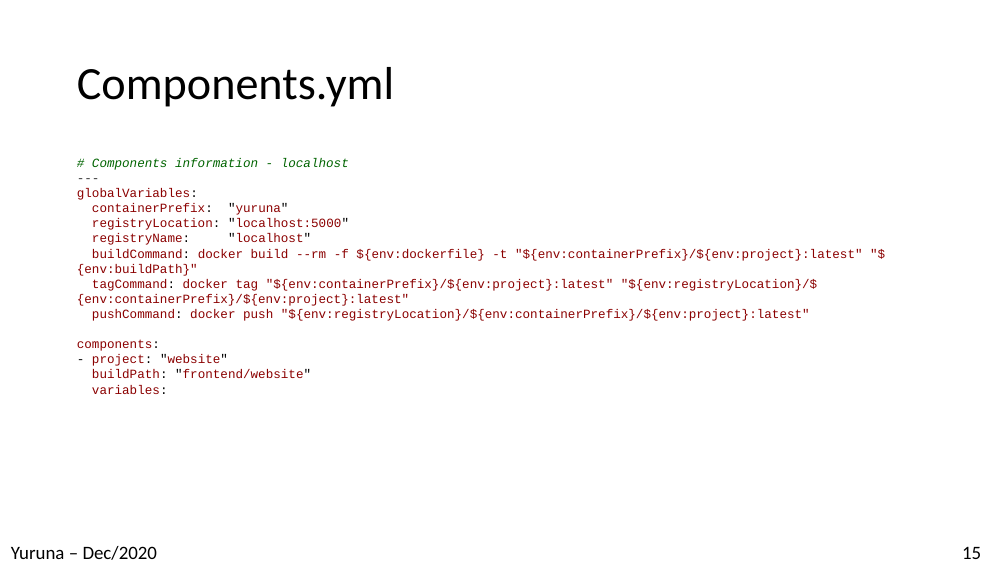
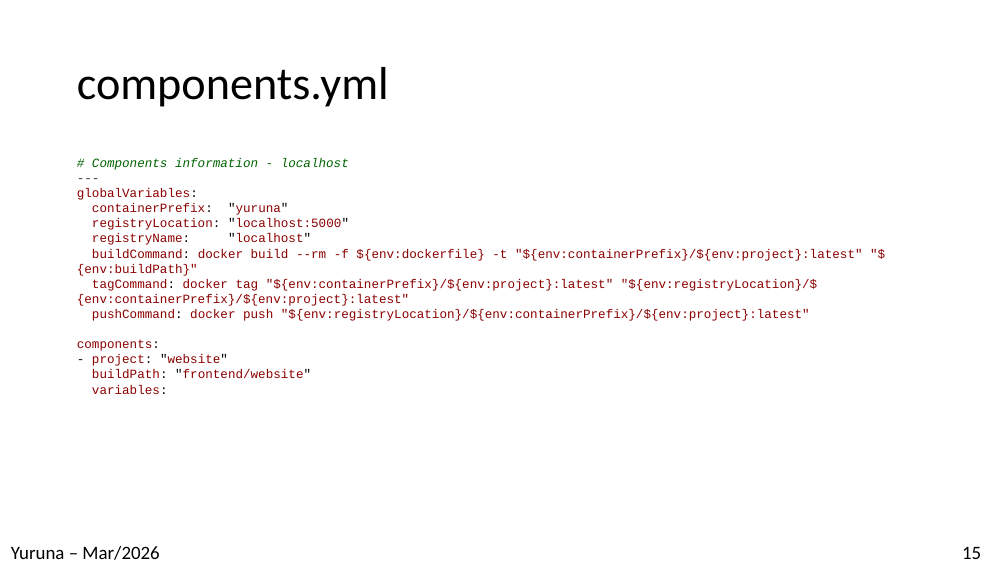
Before and after one commit to alissonsol/yuruna, a slide deck: slide 15 of docs/yuruna.pptx. Drawn at 1008x567 pixels with LibreOffice and Linux fonts; fonts in the diff are those of the drawing. Boxes give left, top, right and bottom in pixels: in the first picture for what was removed or moved away, otherwise in the second. Text is boxed around its words. In the diff, an @@ line names an element or a change of style, - is before the commit and + after.

```diff
--- a/docs/yuruna.pptx
+++ b/docs/yuruna.pptx
@@ title at [77,67,389,107]: text changed @@
-Components.yml
+components.yml
@@ text at [11,546,159,560]: text changed @@
-Yuruna – Dec/2020
+Yuruna – Mar/2026
```
Also in this commit, not shown: 17 other slides changed, 7 other files.
